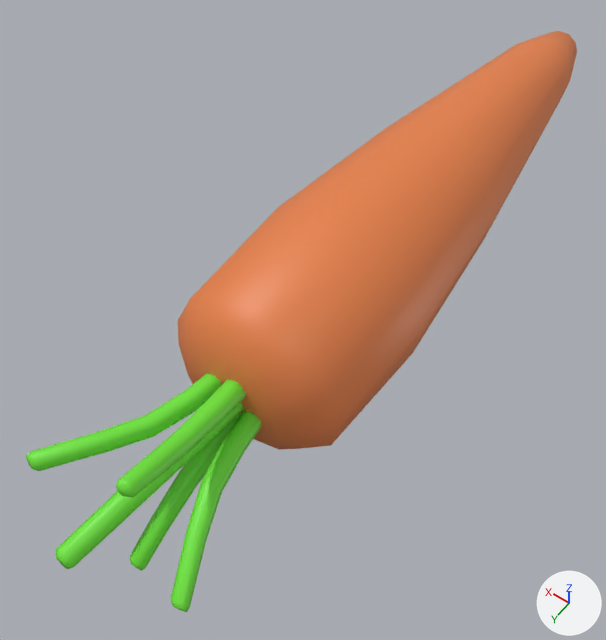
Before and after pictures for a commit that changed the FBX model Assets/Art/3D Assets/SM_Carrot.fbx.
Camera for both pictures: a 50 mm lens placed at (-0.12, 0.188, 0.311), pointed at (0.012, 0.002, 0.019). The axes (+X, +Y, +Z) are drawn at lower right. The lights are the same throughout.

Names of what the first picture shows: 'Carrot'.
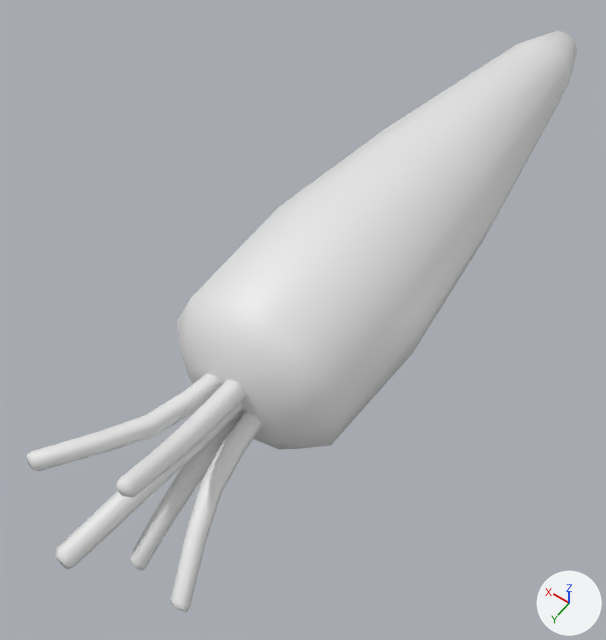
The newer file is also turned or shifted as a whole; pictures and numbers use the older file's frame.

Location of each change, [x1, y1, x2, y2] in pixels of the pictures (606 x 640 px):
part 1 of me_cube_001, recoloured (green to white): [26, 373, 261, 612] in both
part 2 of me_cube_001, recoloured (orange to white): [178, 31, 577, 449] in both

Diff of the bpy script that builds the scene:
```diff
--- a/Assets/Art/3D Assets/SM_Carrot.fbx.py
+++ b/Assets/Art/3D Assets/SM_Carrot.fbx.py
@@ me_cube_001 @@
 me_cube_001.from_pydata(...)  # 302 vertices, 267 faces; spans x -0.041..0.041, y -0.229..0.147, z 0.001..0.082
 # used by ob_carrot; location = (0.0, 0.0, 0.0)
+# me_cube_001 part 1: all 189 faces that had it switch from mat_carrotstem (green #70e73a) to no material
+# me_cube_001 part 2: all 78 faces that had it switch from mat_carrot (orange #e78148) to no material
```
